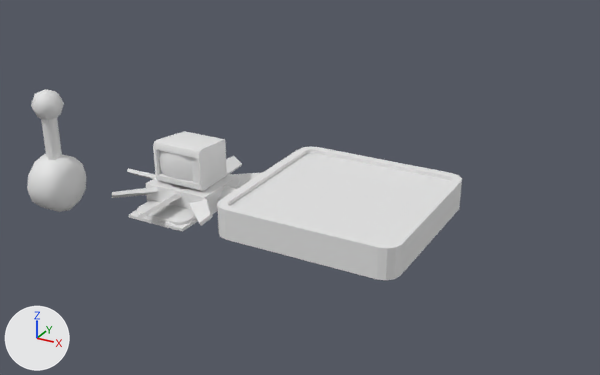
An edit to the FBX model Gaming Capstone Project/Assets/Art/Models/CommsDownAssets.fbx, drawn before and after from the same camera.
Before and after are seen from a 50 mm camera at (10.34, -21.67, 11.61) aimed at (-1.4, -0.31, 0.92). Lighting does not change. The marker at lower left points along +X, +Y and +Z. Where no turn or scale is listed for an object, it has been applied to the vertices.

In view in the first picture: 'Big Fan', 'Big Fan Blades', 'Cube', 'Lever', 'Lever Base'.
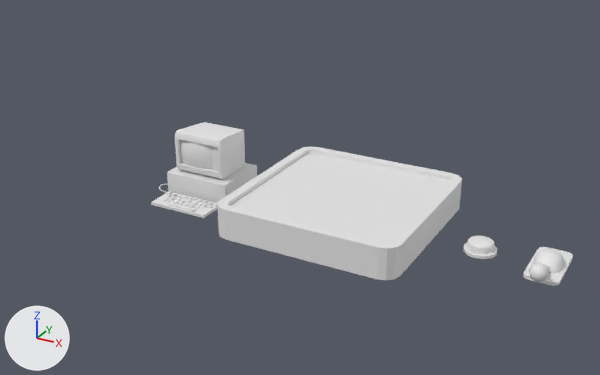
Where the newer file only moved an object's origin or applied its transform, the numbers keep the older frame.

The edits, one by one:
me_cylinder has 72 vertices, 62 faces and spans x -1.0..1.0, y -1.0..1.0, z 0.0..0.7.
me_cylinder is used by ob_button; location (-5.0, -1.15, 0.02).
me_cylinder part 1: the whole mesh is scaled about the mesh origin by 0.5.
me_cube_002 has 32 vertices, 18 faces and spans x -1.0..1.0, y -2.0..2.0, z 0.0..0.2.
me_cube_002 is used by ob_lever_base; location (-5.0, -1.15, 0.02).
me_cube_002 part 2: the whole mesh is scaled about the mesh origin by 0.5.
me_cube_003 has 86 vertices, 78 faces and spans x -0.75..0.75, y -0.98..0.98, z -0.95..3.41.
me_cube_003 is used by ob_lever; location (-10.0, -2.3, 0.04).
me_cube_003 part 3: the whole mesh is turned 70 degrees about the x axis through its middle and scaled by 0.5, then moved by (16.5, 1.72, -1.06).
Object 'Button' (ob_button) moves from (-5.0, -1.15, 0.02) to (4.5, 0.0, 0.0).
Object 'Lever Base' (ob_lever_base) moves from (-5.0, -1.15, 0.02) to (6.5, 0.0, 0.0).
Object 'Cube' (ob_cube) moves from (-5.0, -1.15, 0.02) to (-5.0, 0.0, 0.0).
Object 'Big Fan Center' (ob_big_fan_center) moves from (-5.0, -1.15, 0.0212) to (0.0, 0.0, 0.0).
Object 'Big Fan Center' (ob_big_fan_center) turns from (0, 0, 0) to (0, 0, -144) degrees about x, y and z.

Pixel boxes (x1, y1, x2, y2) of what changed, in the pictures (600 x 375 px):
'Cube', moved
    before: (129, 131, 239, 232)
    after: (151, 122, 257, 218)
'Lever', mesh turned
    before: (27, 89, 86, 212)
    after: (528, 249, 564, 286)
'Big Fan Blades', moved, turned (not visible afterwards)
    before: (112, 156, 263, 226)
'Lever Base', mesh rescaled, moved
    before: (137, 200, 196, 225)
    after: (523, 247, 573, 286)
'Button', mesh rescaled, moved (not visible before)
    after: (463, 235, 497, 259)
'Big Fan Center', moved, turned (not visible afterwards)
    before: (170, 183, 192, 189)
